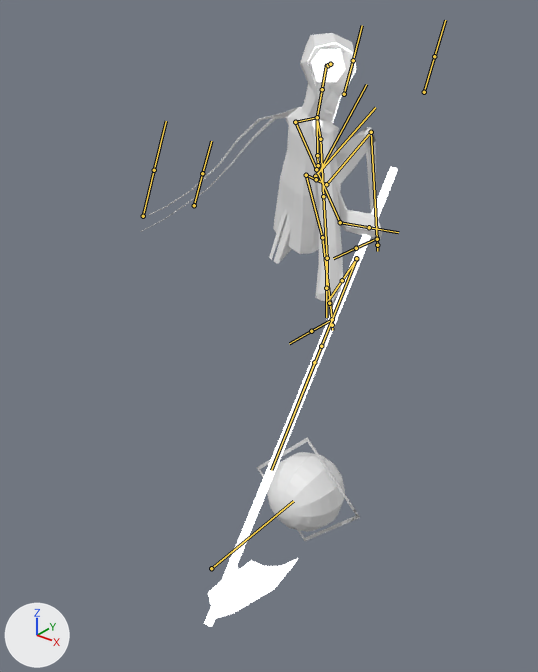
Before and after pictures for a commit that changed the FBX model NotAllSheep/Assets/Art/18_06_18/Reaper_02_Animation_03.fbx.
Both versions are drawn from a camera (50 mm lens) standing at (8.91, -12.64, 11.88) and looking at (-0.08, -1.41, 4.91). Every picture has the same lights, and +X, +Y and +Z are marked at lower left. Both versions are drawn at frame 33 of the action 'Armature|WhiteObilvion_WallStick'; the numbers are the values there. The bones that bend it are drawn over the model as lines.
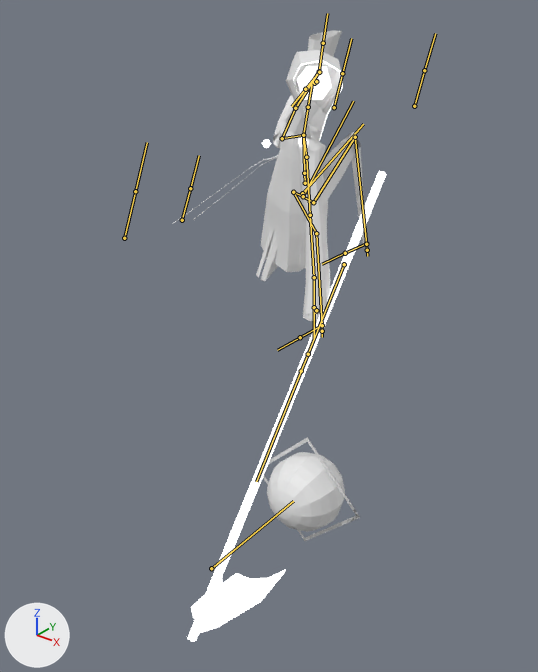
Where the change shows, as pixel boxes [x1, y1, x2, y2] in the pictures (538 x 672 px):
'Cube.008', posed: before [204, 167, 398, 627]; after [187, 171, 386, 642]
'Cube.005', posed (24% narrower, 50% taller): before [269, 107, 382, 301]; after [256, 30, 342, 321]
'Plane.003', posed: before [273, 110, 341, 254]; after [261, 134, 328, 272]
'Plane.000', posed: before [300, 33, 356, 121]; after [286, 50, 343, 141]
'Cube', posed (11% wider): before [323, 108, 376, 311]; after [308, 124, 367, 327]
'Cube.001', posed: before [311, 49, 345, 82]; after [297, 66, 332, 100]
'Plane', posed: before [140, 107, 299, 232]; after [173, 155, 278, 224]
'Cube.004', posed: before [313, 120, 321, 128]; after [262, 138, 306, 148]
bone 'hip', root to tip: before (315, 179) to (366, 84); after (303, 196) to (353, 101)
bone 'thigh.l', root to tip: before (306, 175) to (322, 237); after (293, 192) to (316, 233)
bone 'calf.l', root to tip: before (322, 237) to (332, 319); after (316, 233) to (322, 325)
bone 'thigh.r', root to tip: before (326, 184) to (371, 132); after (313, 202) to (355, 137)
bone 'calf.r', root to tip: before (371, 132) to (377, 239); after (355, 137) to (366, 244)
bone 'arm_upper.l', root to tip: before (295, 122) to (316, 169); after (282, 138) to (295, 108)
bone 'arm_middle.l', root to tip: before (316, 169) to (340, 222); after (295, 108) to (319, 71)
bone 'arm_upper.r', root to tip: before (320, 139) to (323, 196); after (306, 157) to (310, 215)
bone 'handIK.l', root to tip: before (356, 259) to (342, 280); after (319, 72) to (305, 89)
bone 'handIK.r', root to tip: before (329, 303) to (329, 306); after (316, 310) to (315, 313)

The edits, one by one:
Bone 'hip' (bone_hip) moves from (0.09, 4.19, 2.96) to (0.08, 3.84, 2.57).
Bone 'thigh.l' (bone_thigh_l) turns from (46, -42, -16) to (63, -42, -17) degrees about its own x, y and z.
Bone 'calf.l' (bone_calf_l) turns from (-3, 0, 2) to (-30, 0, 2) degrees about its own x, y and z.
Bone 'thigh.r' (bone_thigh_r) turns from (126, -26, -8) to (135, -25, -9) degrees about its own x, y and z.
Bone 'calf.r' (bone_calf_r) turns from (-96, 1, 1) to (-102, 1, 1) degrees about its own x, y and z.
Bone 'arm_upper.l' (bone_arm_upper_l) turns from (5, 21, -99) to (116, -45, -67) degrees about its own x, y and z.
Bone 'arm_middle.l' (bone_arm_middle_l) turns from (-1, 0, 2) to (6, 1, -11) degrees about its own x, y and z.
Bone 'arm_upper.r' (bone_arm_upper_r) turns from (-12, 52, 16) to (-13, 53, 14) degrees about its own x, y and z.
Bone 'handIK.l' (bone_handik_l) moves from (3.85, -3.97, -1.31) to (1.39, -6.97, -3.62).
Bone 'handIK.r' (bone_handik_r) moves from (-1.1, -3.07, -0.8) to (-1.1, -2.65, -0.95).
